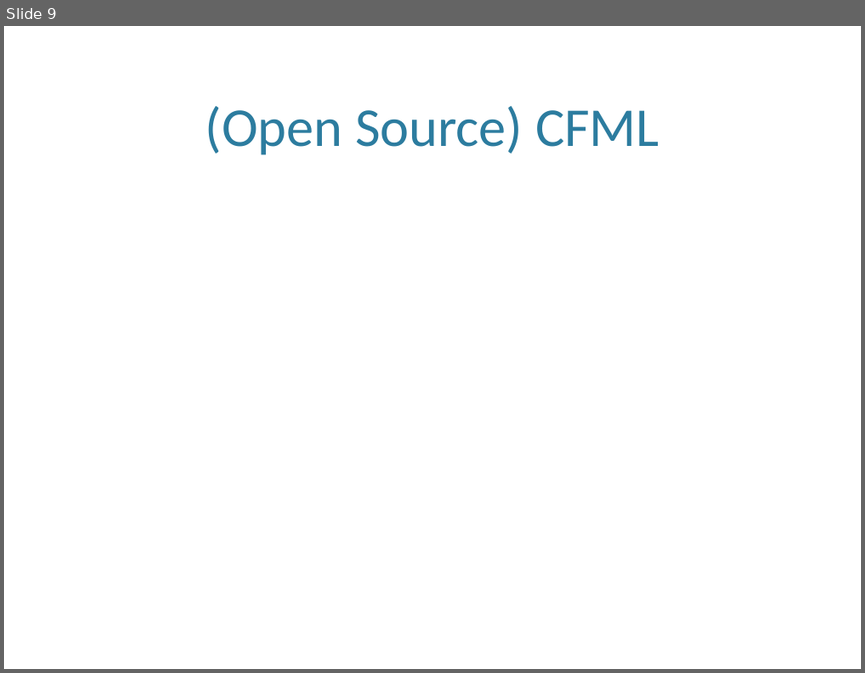
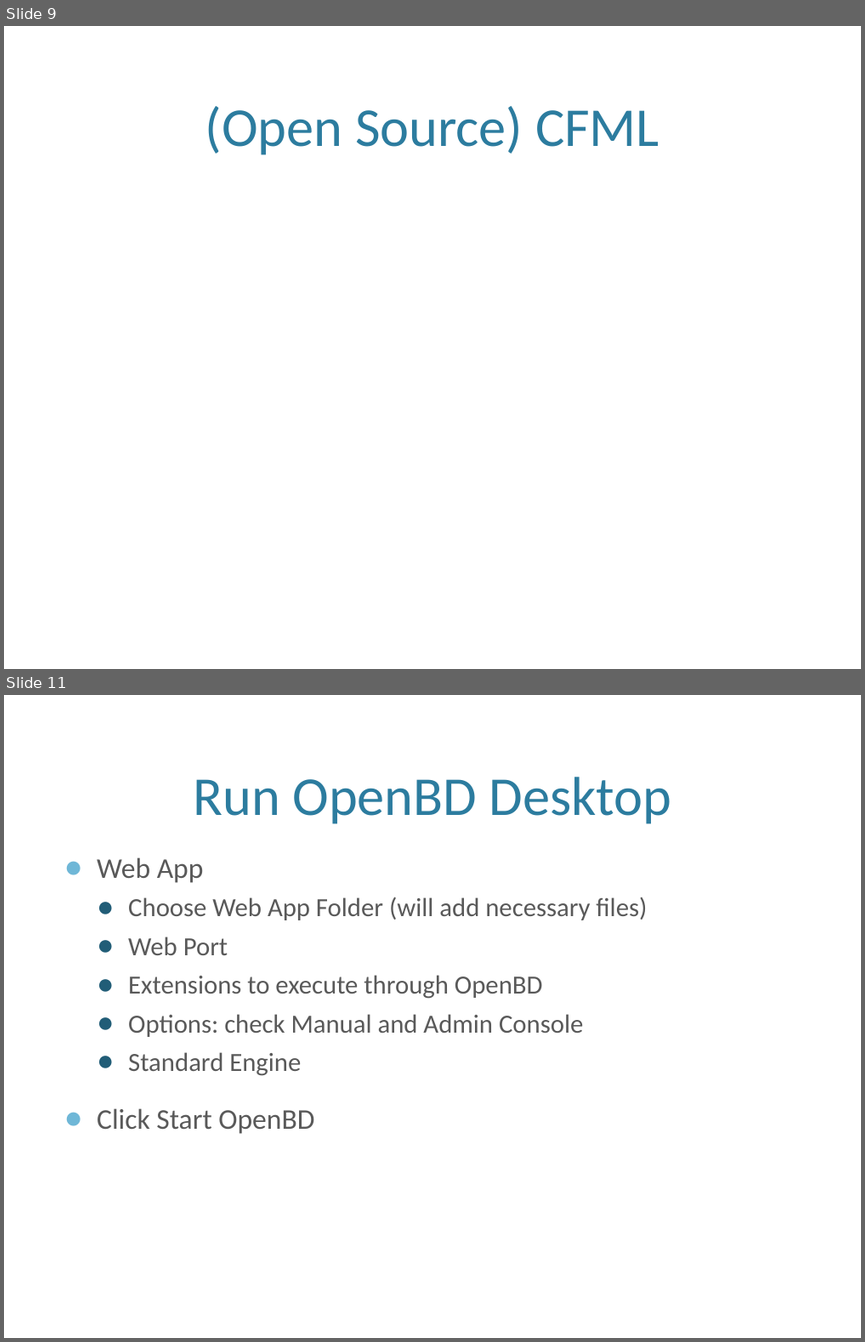
Before and after one commit to awayken/2011sdcodecamp, a slide deck: presentation.pptx. Shown one above the other, each under a label of ours: slide 9 before the commit, slides 9 and 11 after it; the slides between them are not shown. The pictures are 865x673 and 865x1342 pixels, drawn with LibreOffice and Linux fonts; fonts in the diff are those of the drawing; background and template pictures are left out. Boxes give left, top, right and bottom in pixels: in the first picture for what was removed or moved away, otherwise in the second. Text is boxed around its words. In the diff, an @@ line names an element or a change of style, - is before the commit and + after.

```diff
--- a/presentation.pptx
+++ b/presentation.pptx
@@ slide 11 added at [4, 695, 861, 1338], background picture (left out) @@
@@ title added at [193, 777, 671, 824], 46 pt, text #2C7C9F @@
+Run OpenBD Desktop
@@ text added at [97, 857, 647, 1134], 22 pt, text #595959 @@
+● Web App
+  ● Choose Web App Folder (will add necessary files)
+  ● Web Port
+  ● Extensions to execute through OpenBD
+  ● Options: check Manual and Admin Console
+  ● Standard Engine
+● Click Start OpenBD
```
Also in this commit, not shown: 17 other slides added.
